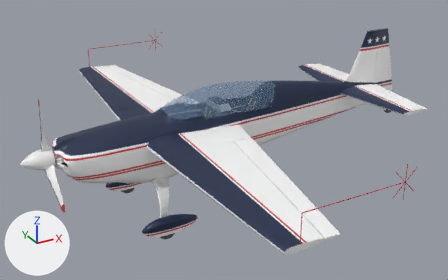
The glTF model unity/Assets/_Project/Resources/Models/extra-300-like/extra-300-like-own-unmarked.glb, before and after one commit.
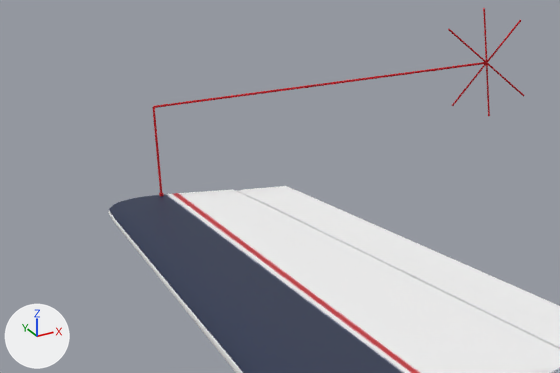
The first picture shows the older version from a 50 mm camera at (-3.7, -8.94, 4.13) aimed at (1.21, -0.01, -0.33). The close-ups show the older and then the newer version on the part from 13% to 38% of the width and 10% to 37% of the height of that picture. Only the edits that show in the close-ups are written down. The lights are fixed; the arrows at lower left show +X, +Y and +Z.

Names of what the first close-up shows: 'Aileron_R', 'Sight_R_Support0', 'Sight_R_Support1', 'Wing' and 3 more.
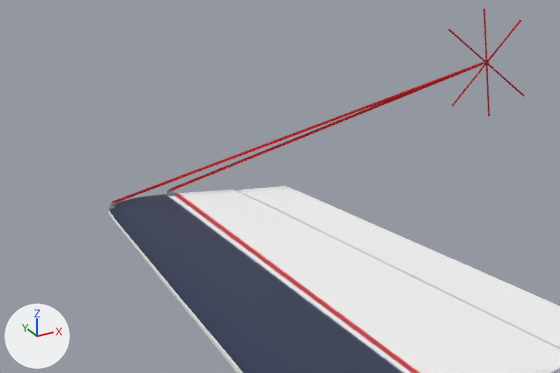
What changed in the scene script:
```text
Add me_sight_r_rear_tube:
    me_sight_r_rear_tube.from_pydata(...)  # 32 vertices, 60 faces; spans x 0.09..1.62, y 3.97..3.99, z 0.14..0.53
    me_sight_r_rear_tube.materials.append(mat_sight_red)  # red #c81823
Add me_sight_r_front_tube:
    me_sight_r_front_tube.from_pydata(...)  # 32 vertices, 60 faces; spans x -0.17..1.62, y 3.97..3.99, z 0.12..0.53
    me_sight_r_front_tube.materials.append(mat_sight_red)  # red #c81823
Remove ob_sight_r_support0:
    ob_sight_r_support0 = bpy.data.objects.new('Sight_R_Support0', me_sight_r_support0)
    ob_sight_r_support0.location = (0.0, 0.0, 0.0)
Remove ob_sight_r_support1:
    ob_sight_r_support1 = bpy.data.objects.new('Sight_R_Support1', me_sight_r_support1)
    ob_sight_r_support1.location = (0.0, 0.0, 0.0)
Add ob_sight_r_rear_tube:
    ob_sight_r_rear_tube = bpy.data.objects.new('Sight_R_Rear_Tube', me_sight_r_rear_tube)
    ob_sight_r_rear_tube.location = (0.0, 0.0, 0.0)
Add ob_sight_r_front_tube:
    ob_sight_r_front_tube = bpy.data.objects.new('Sight_R_Front_Tube', me_sight_r_front_tube)
    ob_sight_r_front_tube.location = (0.0, 0.0, 0.0)
```

Pixel boxes [x1, y1, x2, y2] of what changed, in the close-ups (560 x 373 px):
'Sight_R_Front_Tube', added: after [112, 62, 483, 203]
'Sight_R_Rear_Tube', added: after [170, 63, 484, 190]
'Sight_R_Support1', deleted: before [153, 62, 487, 108]
'Sight_R_Support0', deleted: before [152, 107, 162, 193]
